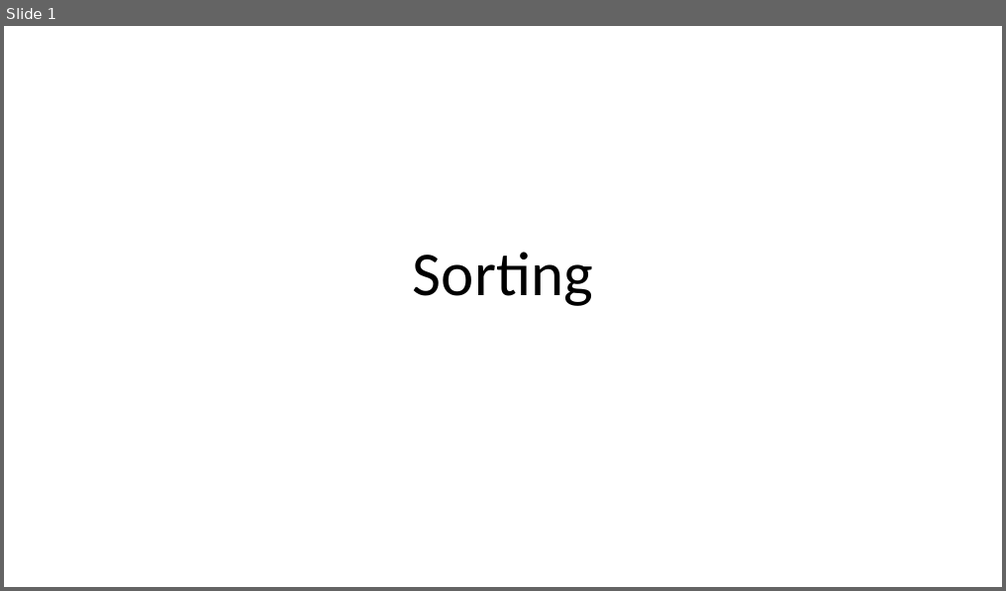
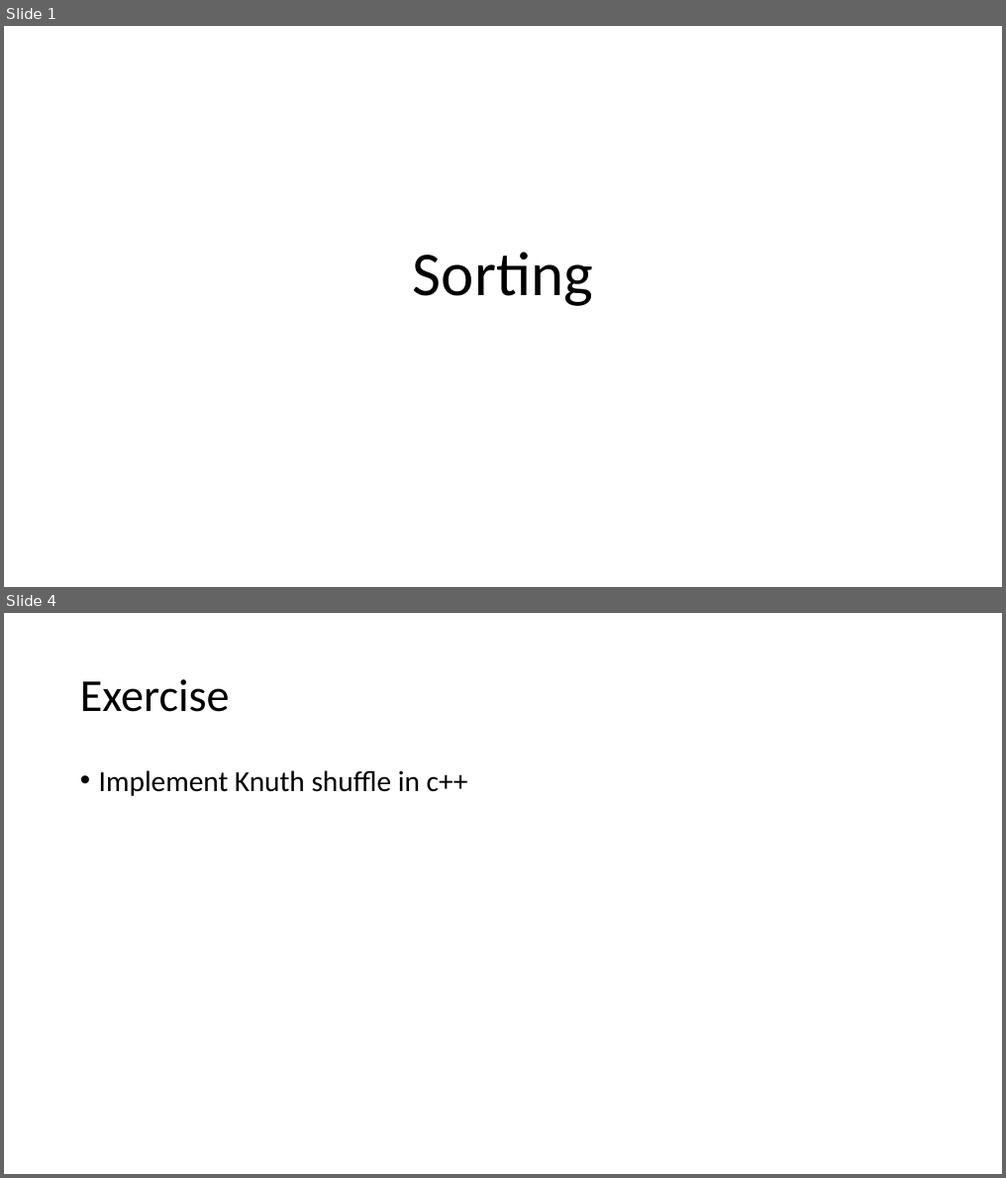
Before and after one commit to kwea123/cpp_data_algo, a slide deck: 5.pptx. Shown one above the other, each under a label of ours: slide 1 before the commit, slides 1 and 4 after it; the slides between them are not shown. The pictures are 1006x591 and 1006x1178 pixels, drawn with LibreOffice and Linux fonts; fonts in the diff are those of the drawing. Boxes give left, top, right and bottom in pixels: in the first picture for what was removed or moved away, otherwise in the second. Text is boxed around its words. In the diff, an @@ line names an element or a change of style, - is before the commit and + after.

```diff
--- a/5.pptx
+++ b/5.pptx
@@ slide 4 added at (4, 613, 1002, 1174), background #FFFFFF @@
@@ title added at (80, 679, 230, 712), 44 pt, text #000000 @@
+Exercise
@@ text added at (99, 770, 468, 796), 28 pt, text #000000 @@
+• Implement Knuth shuffle in c++
```
Also in this commit, not shown: 37 other slides added, 10 other files.
